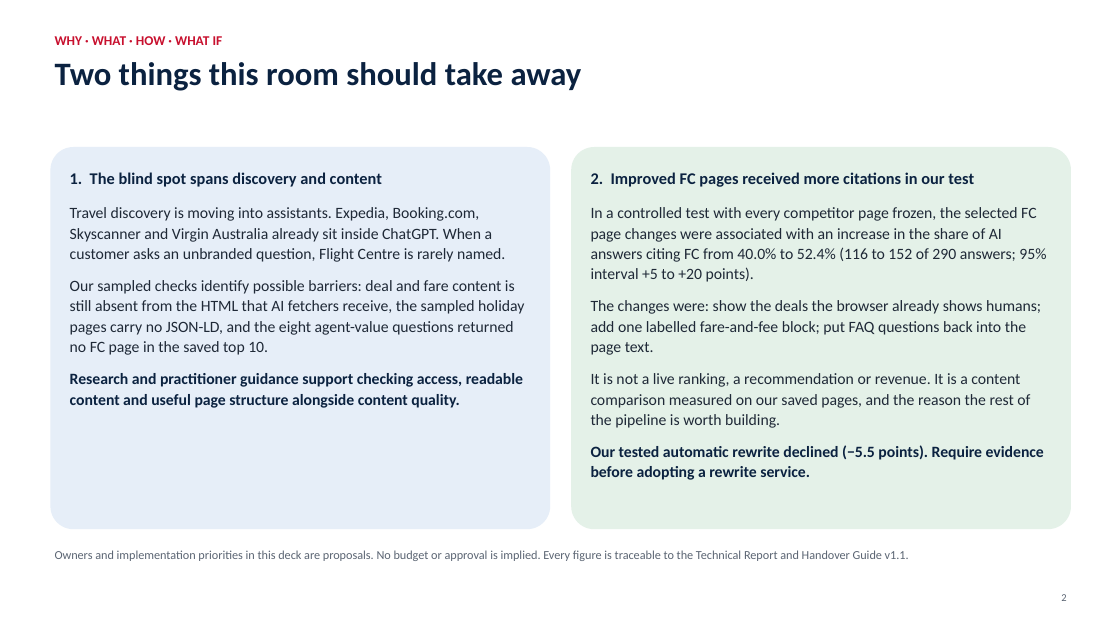
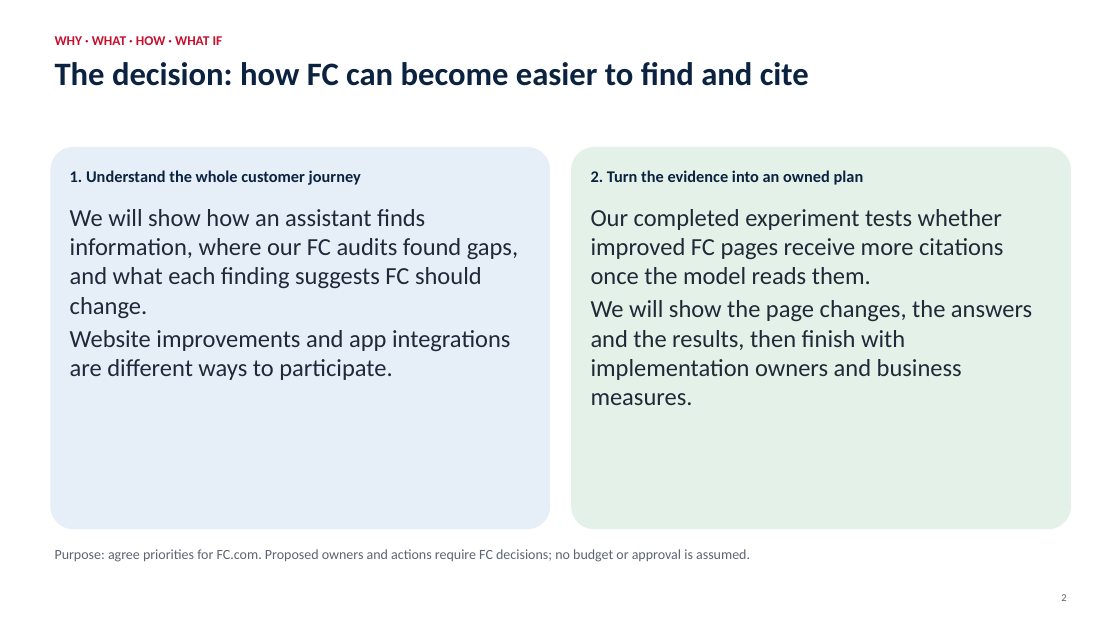
Before and after one commit to muhammadmubbashar/GEO--Generative-Engine-Optimisation, a slide deck: slide 2 of presentation/FC_GEO_Leadership_Final.pptx. Drawn at 1120x630 pixels with LibreOffice and Linux fonts; fonts in the diff are those of the drawing. Boxes give left, top, right and bottom in pixels: in the first picture for what was removed or moved away, otherwise in the second. Text is boxed around its words. In the diff, an @@ line names an element or a change of style, - is before the commit and + after.

```diff
--- a/presentation/FC_GEO_Leadership_Final.pptx
+++ b/presentation/FC_GEO_Leadership_Final.pptx
@@ text at bbox=[55, 62, 809, 86]: text changed @@
-Two things this room should take away
+The decision: how FC can become easier to find and cite
@@ text at bbox=[70, 170, 361, 185]: text changed @@
-1. The blind spot spans discovery and content
+1. Understand the whole customer journey
@@ text at bbox=[591, 170, 864, 185]: text changed @@
-2. Improved FC pages received more citations in our test
+2. Turn the evidence into an owned plan
@@ text at bbox=[70, 209, 518, 380]: text changed; size 13.5 to 21 pt @@
-Travel discovery is moving into assistants. Expedia, Booking.com, Skyscanner and Virgin Australia already sit inside ChatGPT. When a customer asks an unbranded question, Flight Centre is rarely named.
-Our sampled checks identify possible barriers: deal and fare content is still absent from the HTML that AI fetchers receive, the sampled holiday pages carry no JSON-LD, and the eight agent-value questions returned no FC page in the saved top 10.
-Research and practitioner guidance support checking access, readable content and useful page structure alongside content quality.
+We will show how an assistant finds information, where our FC audits found gaps, and what each finding suggests FC should change.
+Website improvements and app integrations are different ways to participate.
@@ text at bbox=[591, 209, 1032, 405]: text changed; size 13.5 to 21 pt @@
-In a controlled test with every competitor page frozen, the selected FC page changes were associated with an increase in the share of AI answers citing FC from 40.0% to 52.4% (116 to 152 of 290 answers; 95% interval +5 to +20 points).
-The changes were: show the deals the browser already shows humans; add one labelled fare-and-fee block; put FAQ questions back into the page text.
-It is not a live ranking, a recommendation or revenue. It is a content comparison measured on our saved pages, and the reason the rest of the pipeline is worth building.
-Our tested automatic rewrite declined (−5.5 points). Require evidence before adopting a rewrite service.
+Our completed experiment tests whether improved FC pages receive more citations once the model reads them.
+We will show the page changes, the answers and the results, then finish with implementation owners and business measures.
@@ text at bbox=[55, 549, 750, 562]: text changed; size 10.5 to 12 pt @@
-Owners and implementation priorities in this deck are proposals. No budget or approval is implied. Every figure is traceable to the Technical Report and Handover Guide v1.1.
+Purpose: agree priorities for FC.com. Proposed owners and actions require FC decisions; no budget or approval is assumed.
```
Also in this commit, not shown: 30 other slides changed, 4 slides added, 6 other files.
